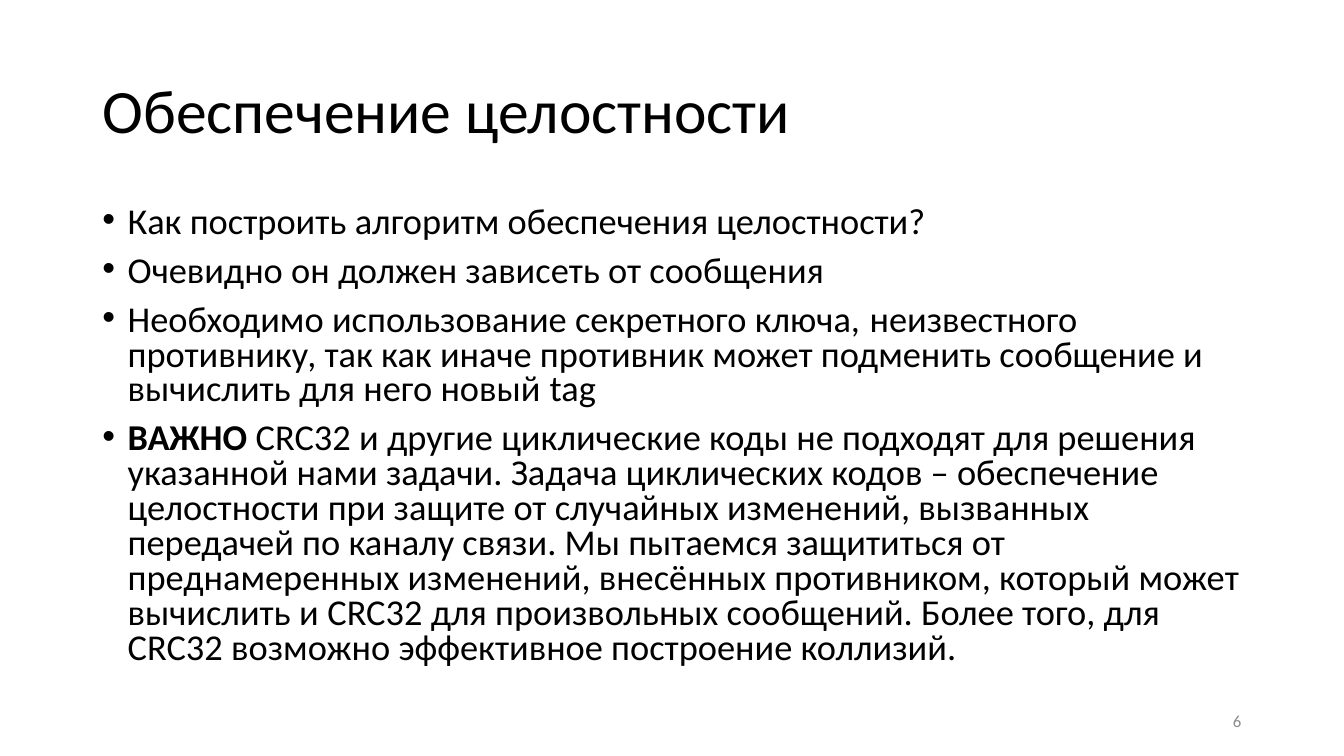
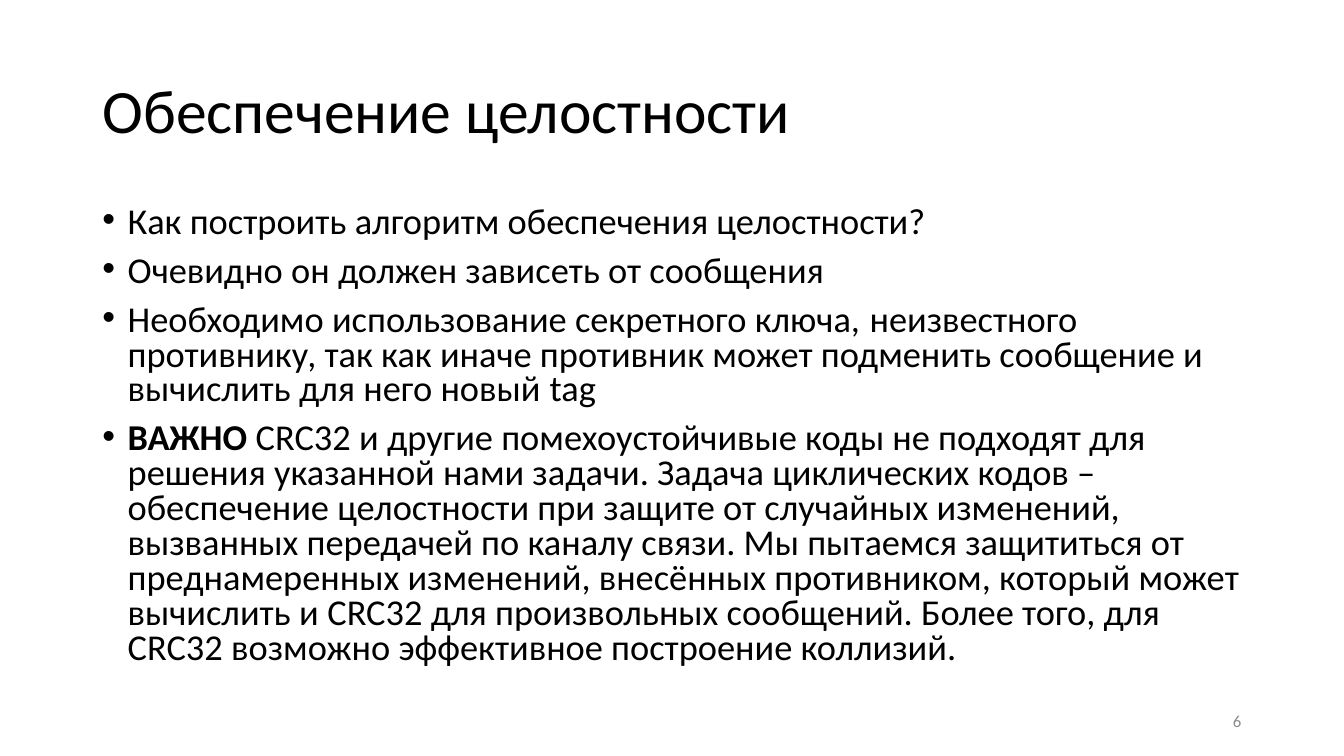
Before and after one commit to GeorgyFirsov-s-forks/CryptoLectures, a slide deck: slide 6 of Lectures/Lecture9.pptx. Drawn at 1344x756 pixels with LibreOffice and Linux fonts; fonts in the diff are those of the drawing. Boxes give left, top, right and bottom in pixels: in the first picture for what was removed or moved away, otherwise in the second. Text is boxed around its words. In the diff, an @@ line names an element or a change of style, - is before the commit and + after.

```diff
--- a/Lectures/Lecture9.pptx
+++ b/Lectures/Lecture9.pptx
@@ text at (x1=128, y1=425, x2=1239, y2=666): text changed @@
-• ВАЖНО CRC32 и другие циклические коды не подходят для решения указанной нами задачи. Задача циклических кодов – обеспечение целостности при защите от случайных изменений, вызванных передачей по каналу связи. Мы пытаемся защититься от преднамеренных изменений, внесённых противником, который может вычислить и CRC32 для произвольных сообщений. Более того, для CRC32 возможно эффективное построение коллизий.
+• ВАЖНО CRC32 и другие помехоустойчивые коды не подходят для решения указанной нами задачи. Задача циклических кодов – обеспечение целостности при защите от случайных изменений, вызванных передачей по каналу связи. Мы пытаемся защититься от преднамеренных изменений, внесённых противником, который может вычислить и CRC32 для произвольных сообщений. Более того, для CRC32 возможно эффективное построение коллизий.
```
Also in this commit, not shown: 3 other slides changed, 5 other files.
